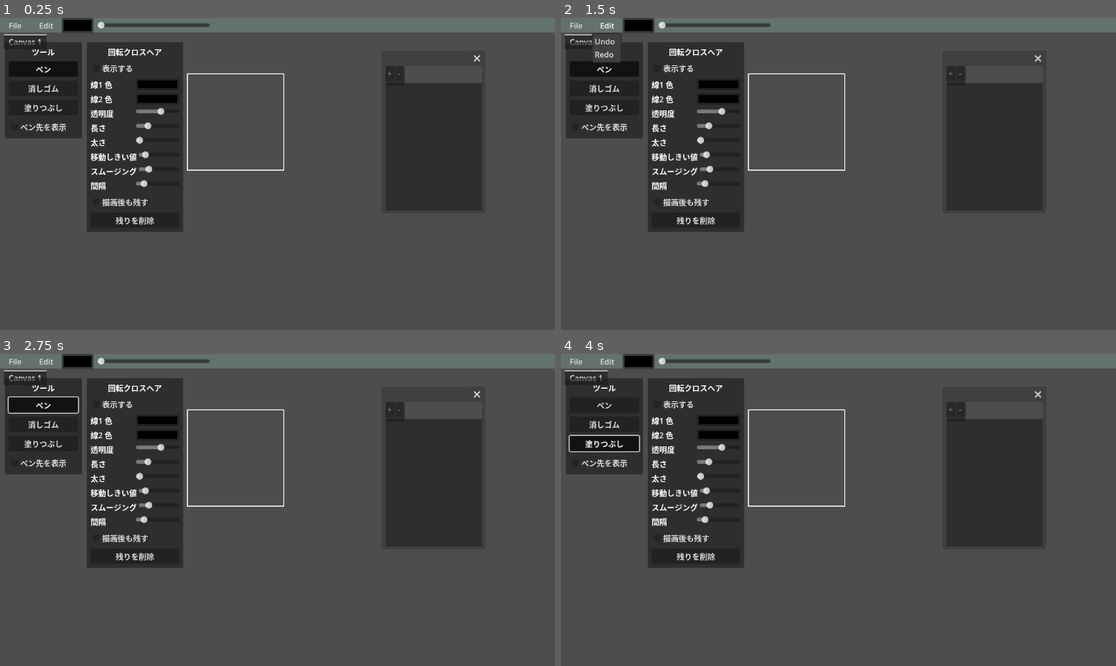
Above: before the commit, frames 1-4 (two rows, left to right).
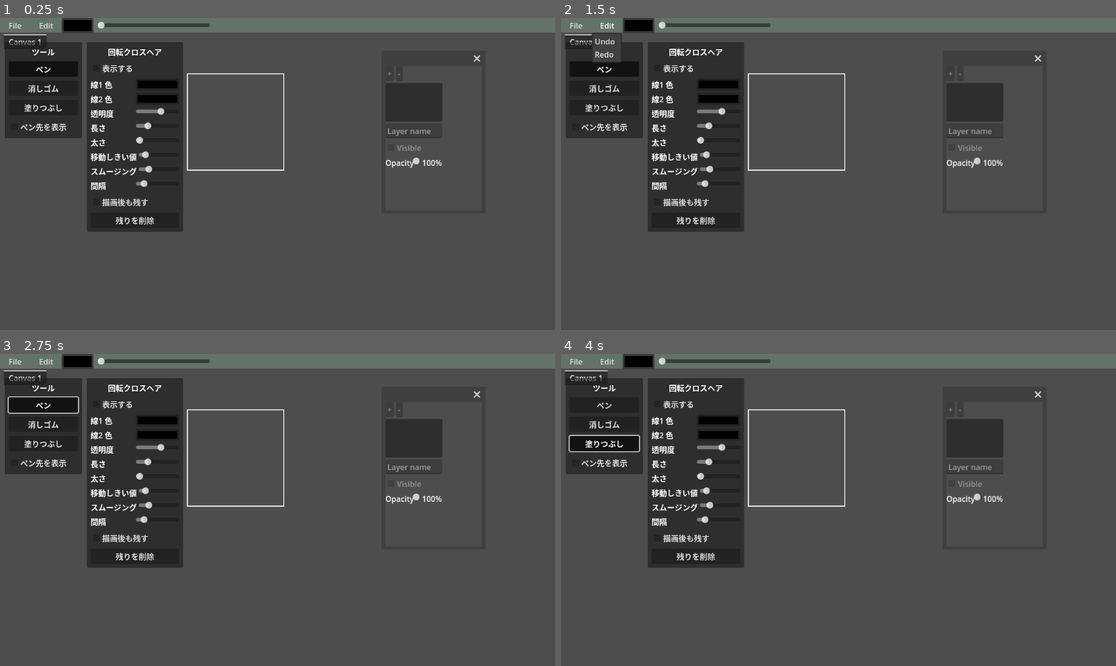
Above: after the commit, the same moments.

Repository: UnchiBurio/peintosoftGodot
Game: Godot game, scene res://Main.tscn
Two runs of this game, one before a commit and one after it. Both use one fixed random seed, a clock stepped at 60 frames per second and the inputs below.
Inputs:
- Up to frame 1 (0.25 s): no input
- Up to frame 2 (1.5 s): click "File" at 0.5 s; click "Edit" at 1.25 s
- Up to frame 3 (2.75 s): click "ペン" at 2 s
- Up to frame 4 (4 s): click "消しゴム" at 2.75 s; click "塗りつぶし" at 3.5 s

The runs differ from the first frame. In frame 1, 5.4% of the frame differs, in the area x 69-87%, y 15-62%; in frame 2, 5.4%; in frame 3, 5.4%; in frame 4, 5.4%.

Commit message:
Fix layer manager layout for opacity controls

Diff:
--- a/canvas/layer_manager_scene.tscn
+++ b/canvas/layer_manager_scene.tscn
@@ -7,13 +7,14 @@
 script = ExtResource("1_fvhwy")
 
 [node name="Panel" type="Panel" parent="."]
-offset_right = 40.0
-offset_bottom = 40.0
+anchors_preset = 15
+offset_right = 0.0
+offset_bottom = 0.0
 
 [node name="VBoxContainer" type="VBoxContainer" parent="Panel"]
-layout_mode = 0
-offset_right = 1152.0
-offset_bottom = 648.0
+anchors_preset = 15
+offset_right = 0.0
+offset_bottom = 0.0
 
 [node name="HBoxContainer" type="HBoxContainer" parent="Panel/VBoxContainer"]
 layout_mode = 2
@@ -29,6 +30,7 @@
 [node name="LayerList" type="ItemList" parent="Panel/VBoxContainer"]
 layout_mode = 2
 size_flags_vertical = 3
+custom_minimum_size = Vector2(0, 80)
 
 [node name="NameEdit" type="LineEdit" parent="Panel/VBoxContainer"]
 layout_mode = 2
